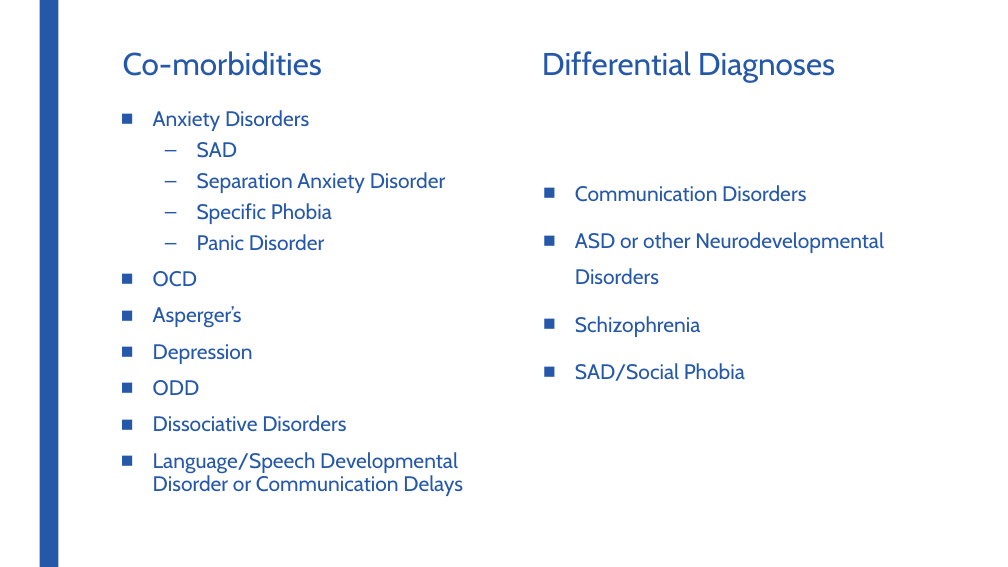
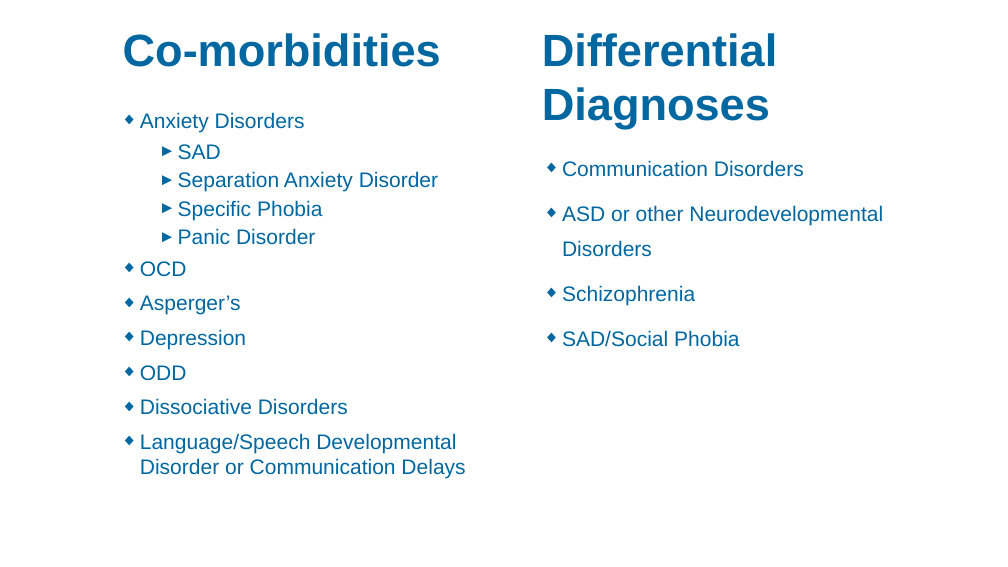
Before and after one commit to ChildMindInstitute/RA-Didactics, a slide deck: slide 6 of Clinical_Disorders/Selective_Mutism.pptx (slide 7 before the commit). Drawn at 1008x567 pixels with LibreOffice and Linux fonts; fonts in the diff are those of the drawing; background and template pictures are left out. Boxes give left, top, right and bottom in pixels: in the first picture for what was removed or moved away, otherwise in the second. Text is boxed around its words. In the diff, an @@ line names an element or a change of style, - is before the commit and + after.

```diff
--- a/Clinical_Disorders/Selective_Mutism.pptx
+++ b/Clinical_Disorders/Selective_Mutism.pptx
@@ rectangle removed at [39,0,58,567] @@
@@ text "Co-morbidities" at [123,33,441,67]: size 30 to 43 pt, font Cabin to Arial, text colour #2658AA to #0067A0, bold on; line spacing 0.84 to 1; more space between paragraphs; vertical alignment bottom to top @@
@@ text "Differential Diagnoses" at [542,33,778,129]: size 30 to 43 pt, font Cabin to Arial, text colour #2658AA to #0067A0, bold on; line spacing 0.84 to 1; more space between paragraphs; vertical alignment bottom to top @@
@@ text "Communication Disorders" at [562,160,883,347]: font Cabin to Arial, text colour #2658AA to #0067A0; bullet ■ to ◆; less space between paragraphs @@
@@ text "Anxiety Disorders" at [140,112,465,479]: font Cabin to Arial, text colour #2658AA to #0067A0; bullet ■ to ◆; line spacing 0.94 to 1; less space between paragraphs; bullet – to ► @@
```
Also in this commit, not shown: 17 other slides changed, 1 slide removed.
